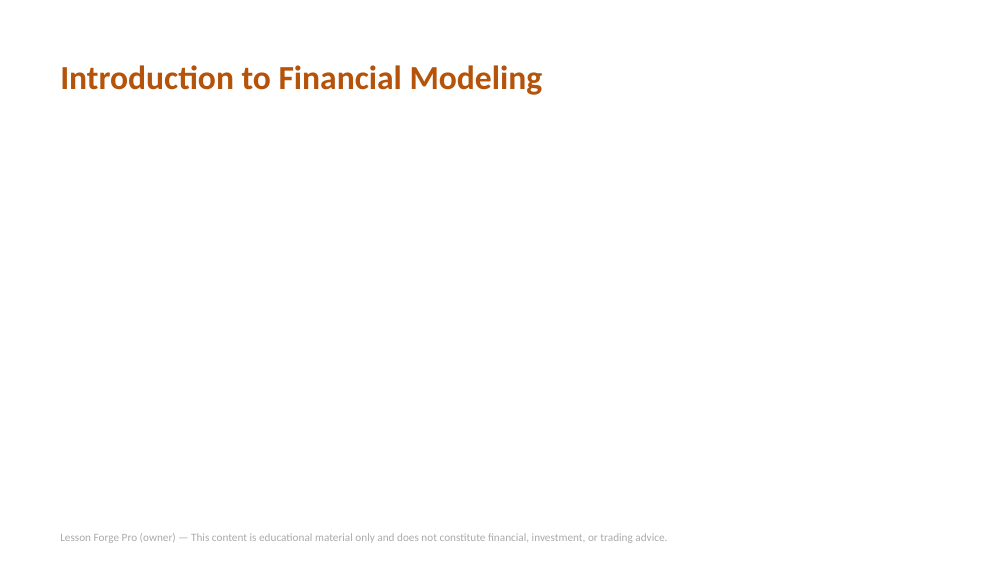
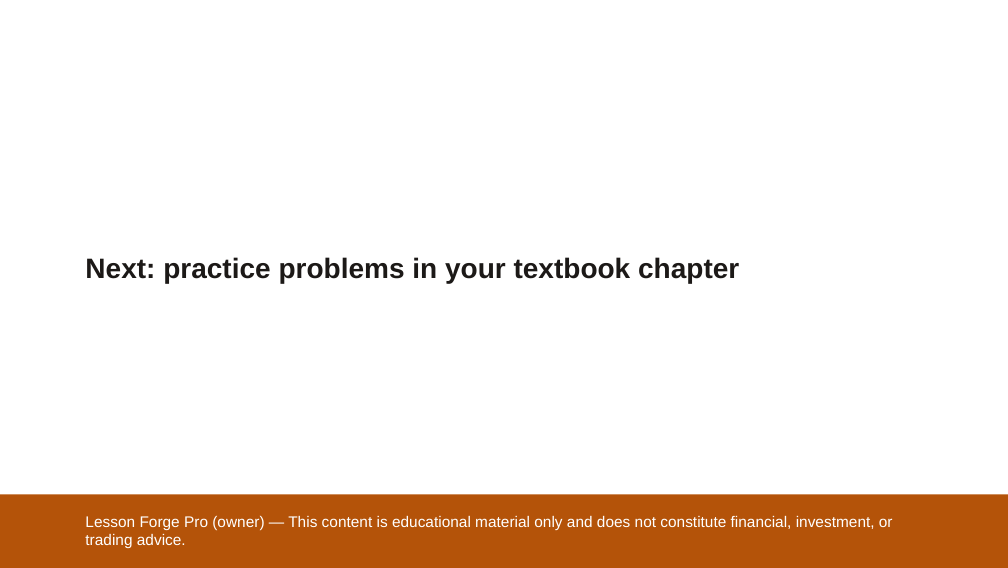
Before and after one commit to mbinmahfooz74-svg/lesson-forge-pro, a slide deck: slide 19 of docs/fmva/packs/day1-slides.pptx (slide 2 before the commit). Drawn at 1008x568 pixels with LibreOffice and Linux fonts; fonts in the diff are those of the drawing. Boxes give left, top, right and bottom in pixels: in the first picture for what was removed or moved away, otherwise in the second. Text is boxed around its words. In the diff, an @@ line names an element or a change of style, - is before the commit and + after.

```diff
--- a/docs/fmva/packs/day1-slides.pptx
+++ b/docs/fmva/packs/day1-slides.pptx
@@ text removed at <box>60,65,543,95</box> @@
-Introduction to Financial Modeling
@@ text added at <box>85,257,739,283</box>, 20 pt, text #1C1917, bold @@
+Next: practice problems in your textbook chapter
@@ rectangle added at <box>0,494,1008,568</box>, fill #B45309 @@
@@ text "Lesson Forge Pro (owner) — ...": place and size @@
-text "Lesson Forge Pro (owner) — ..." at <box>60,533,667,543</box>
+text "Lesson Forge Pro (owner) — ..." at <box>85,515,893,548</box>
@@ text "Lesson Forge Pro (owner) — ..." at <box>85,515,893,548</box>: size 8 to 11 pt, font Calibri to Arial, text colour #AAAAAA to #FFFFFF @@
```
Also in this commit, not shown: 1 other slide changed, 17 slides added, 9 slides removed, 30 other files.
